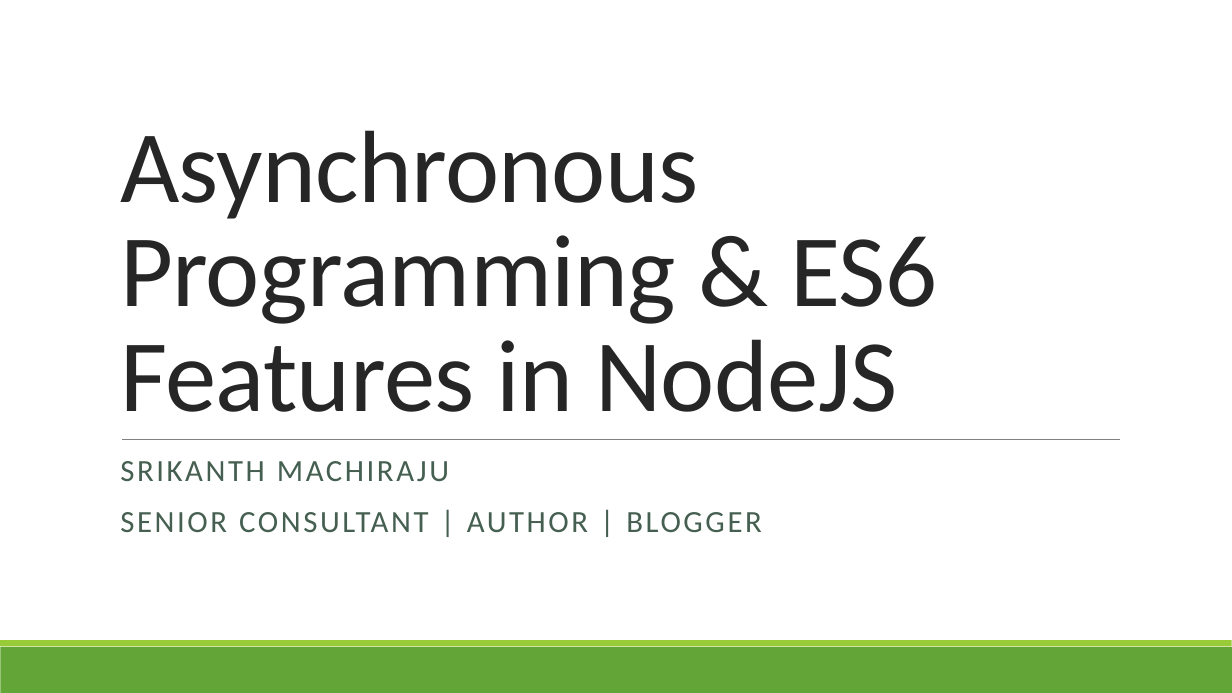
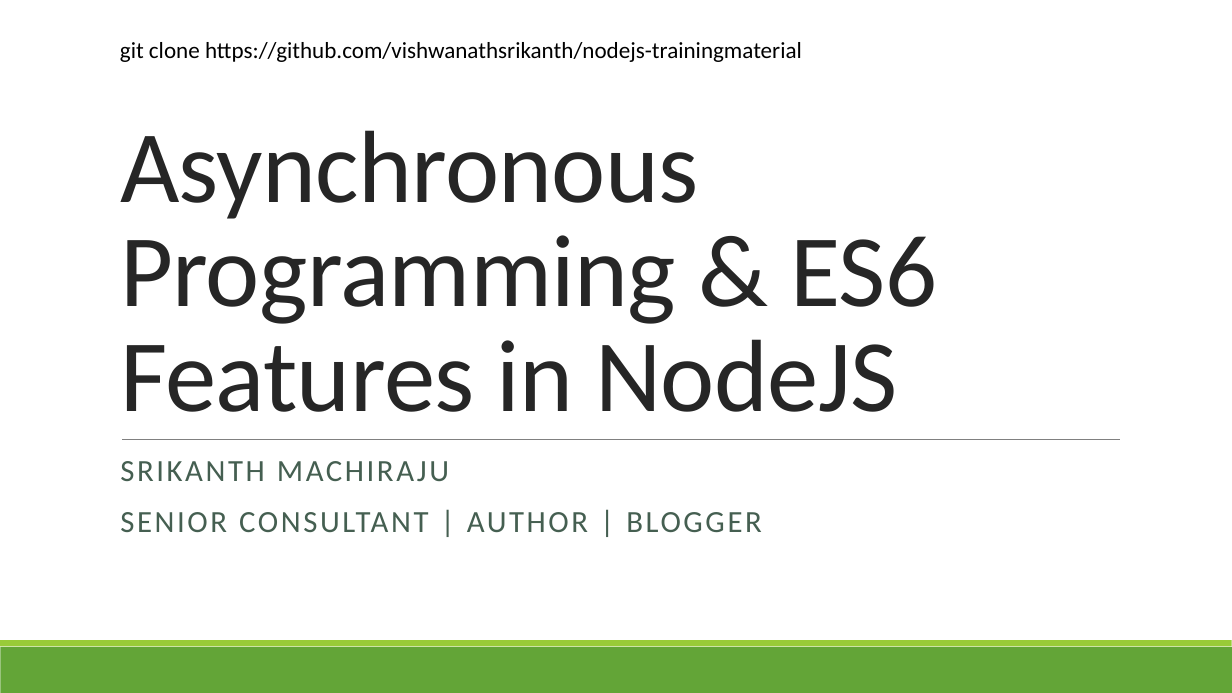
Before and after one commit to sriksmachi/nodejs-trainingmaterial, a slide deck: slide 1 of ppt/async-es6-nodejs.pptx. Drawn at 1232x693 pixels with LibreOffice and Linux fonts; fonts in the diff are those of the drawing. Boxes give left, top, right and bottom in pixels: in the first picture for what was removed or moved away, otherwise in the second. Text is boxed around its words. In the diff, an @@ line names an element or a change of style, - is before the commit and + after.

Commit message:
final changes

```diff
--- a/ppt/async-es6-nodejs.pptx
+++ b/ppt/async-es6-nodejs.pptx
@@ text added at (x1=120, y1=42, x2=802, y2=62), 18 pt, text #000000 @@
+git clone https://github.com/vishwanathsrikanth/nodejs-trainingmaterial
```
